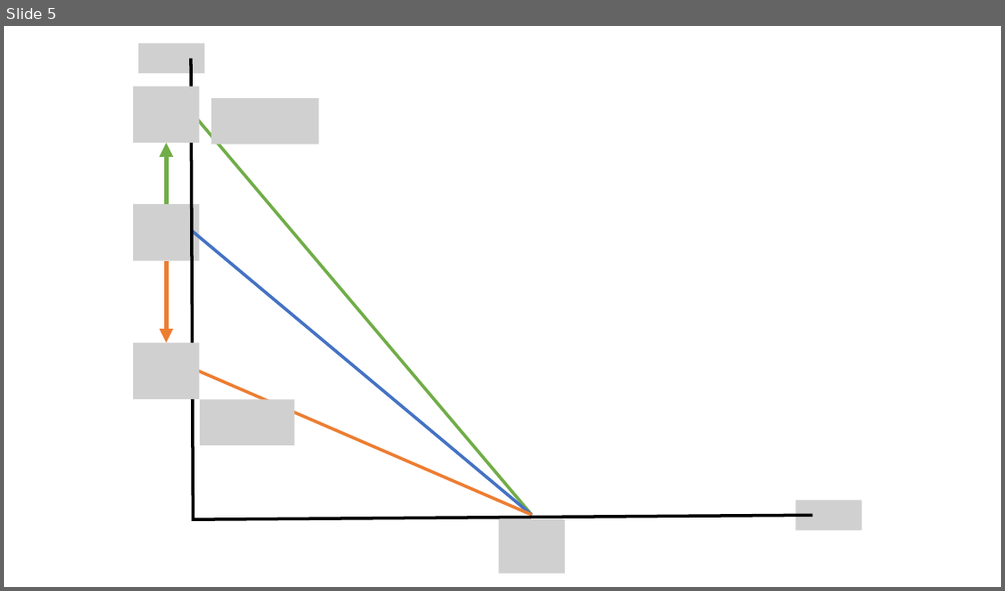
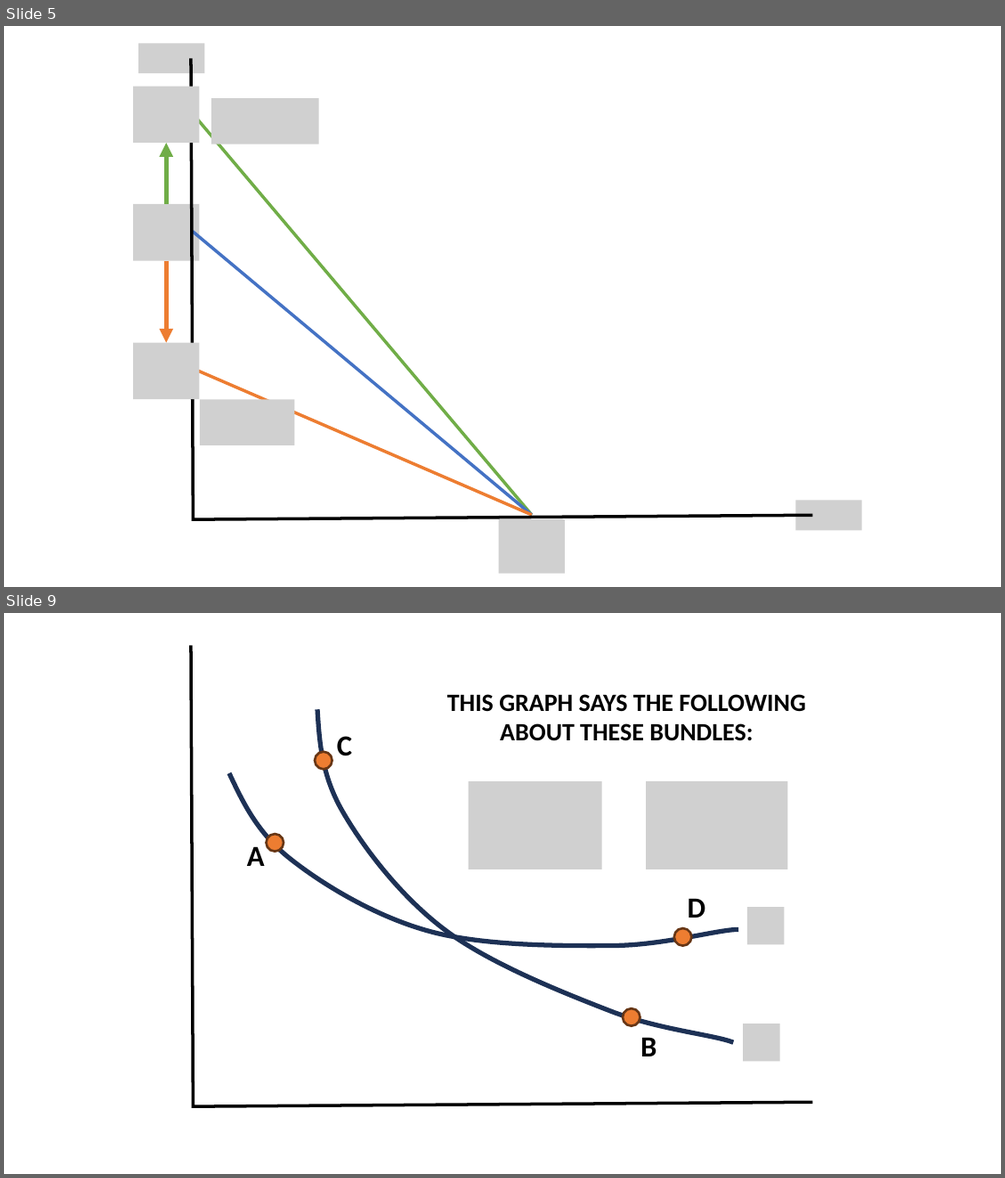
Before and after one commit to jrojas1003/EC-311, a slide deck: Slides/graph-maker.pptx. Shown one above the other, each under a label of ours: slide 5 before the commit, slides 5 and 9 after it; the slides between them are not shown. The pictures are 1005x591 and 1005x1178 pixels, drawn with LibreOffice and Linux fonts; fonts in the diff are those of the drawing; grey boxes stand for pictures. Boxes give left, top, right and bottom in pixels: in the first picture for what was removed or moved away, otherwise in the second. Text is boxed around its words. In the diff, an @@ line names an element or a change of style, - is before the commit and + after.

Commit message:
created some graphs

```diff
--- a/Slides/graph-maker.pptx
+++ b/Slides/graph-maker.pptx
@@ slide 9 added at box(4, 613, 1001, 1174), background #FFFFFF @@
@@ freeform shape added at box(191, 645, 812, 1107), outline #000000 3 pt @@
@@ freeform shape added at box(229, 674, 738, 1028), outline #1E3256 4.5 pt @@
@@ freeform shape added at box(275, 709, 776, 1043), outline #1E3256 4.5 pt @@
@@ text added at box(447, 694, 805, 741), 24 pt, text #000000, bold @@
+THIS GRAPH SAYS THE FOLLOWING ABOUT THESE BUNDLES:
@@ text added at box(337, 736, 352, 756), 28 pt, text #000000, bold @@
+C
@@ ellipse added at box(316, 751, 332, 769), fill #ED7D31, outline #683715 2.25 pt @@
@@ picture added at box(469, 781, 602, 869) @@
@@ picture added at box(647, 781, 788, 869) @@
@@ text added at box(247, 846, 265, 866), 28 pt, text #000000, bold @@
+A
@@ ellipse added at box(267, 834, 283, 851), fill #ED7D31, outline #683715 2.25 pt @@
@@ text added at box(688, 898, 706, 917), 28 pt, text #000000, bold @@
+D
@@ ellipse added at box(674, 929, 691, 946), fill #ED7D31, outline #683715 2.25 pt @@
@@ picture added at box(747, 907, 784, 944) @@
@@ ellipse added at box(623, 1008, 639, 1026), fill #ED7D31, outline #683715 2.25 pt @@
@@ text added at box(640, 1037, 656, 1056), 28 pt, text #000000, bold @@
+B
@@ picture added at box(743, 1023, 779, 1061) @@
```
Also in this commit, not shown: 5 other slides added.
